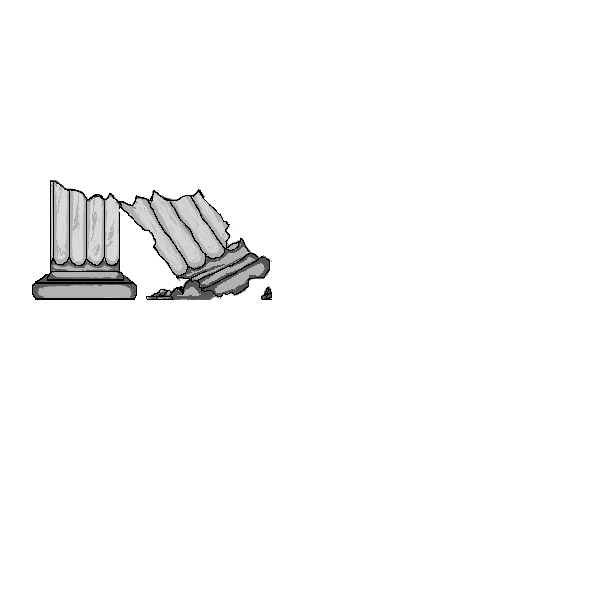
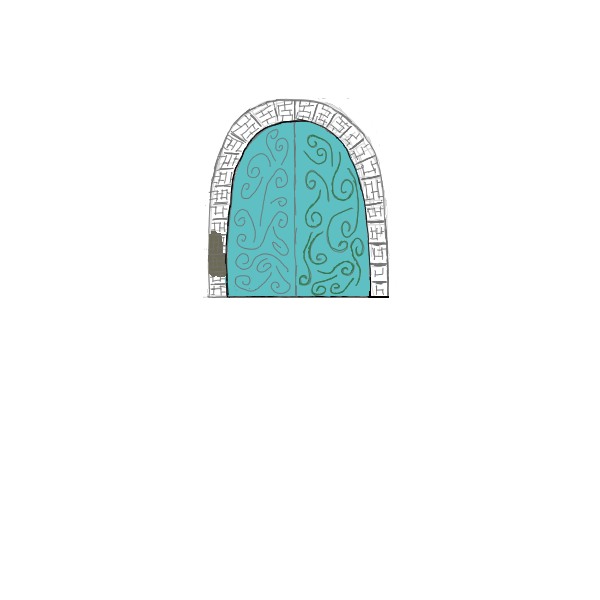
Before/after of a (600, 600) layered artwork. What changed in the layer stack:
added layer "Layer 41" above "Layer 40" over (228, 122, 369, 298)
added layer "Layer 40" above "Layer 42" over (207, 98, 389, 298)
added layer "Layer 42" above "Layer 43" over (225, 121, 369, 298)
added layer "Layer 43" above "Layer 39" over (208, 231, 227, 277)
added layer "Layer 39" (33%) above "Layer 38" over (203, 98, 396, 298)
hid "Layer 24" over (32, 180, 307, 300)
